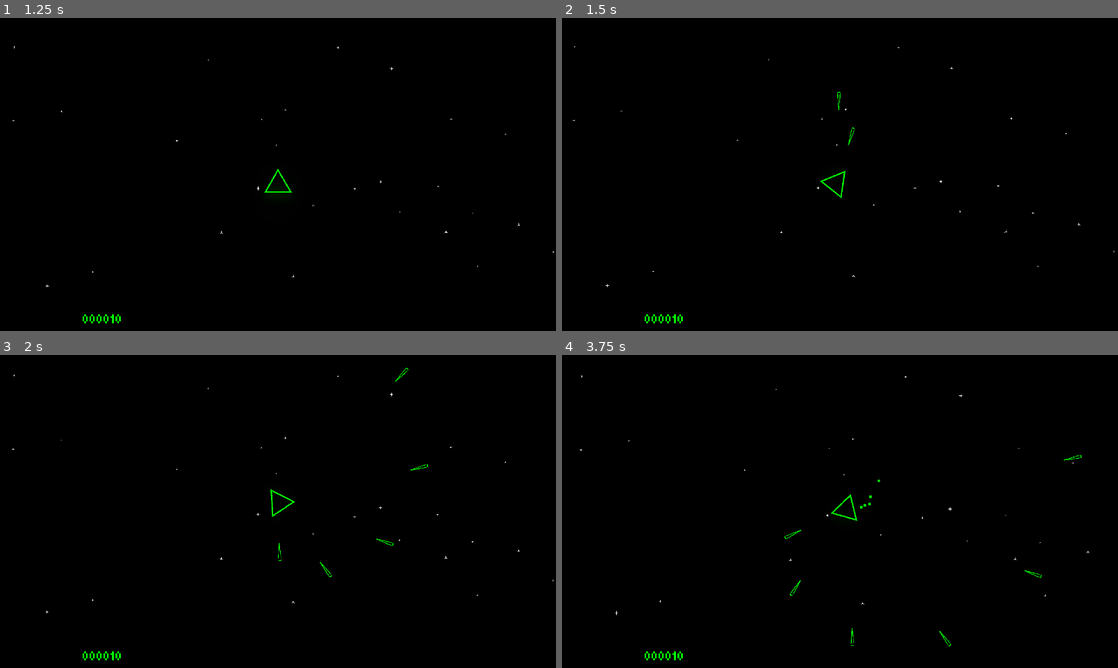
Above: before the commit, frames 1-4 (two rows, left to right).
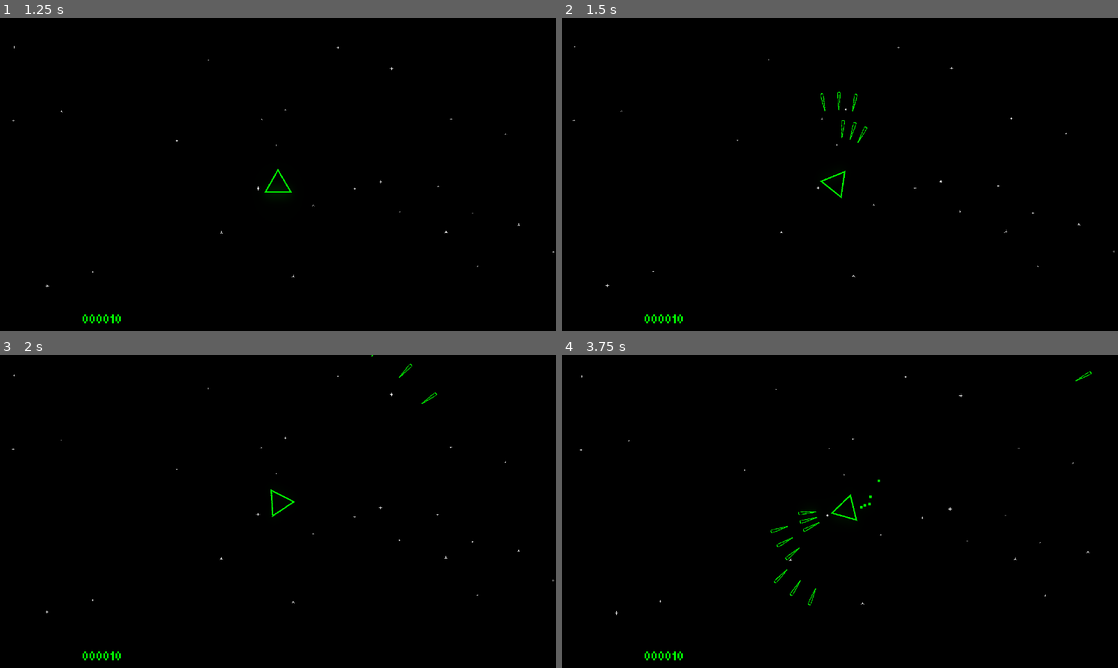
Above: after the commit, the same moments.

Repository: KristoferKoehn/CalculusConflict
Game: Godot game, scene res://Game.tscn
The game is run twice, just before and just after one commit, with the same random seed, the same clock (stepped at 60 frames per second) and the same inputs.
Inputs (mouse positions are in pixels of both pictures, inside the frame that each line leads up to):
- Up to frame 1 (1.25 s): click (278, 227) at 0.5 s
- Up to frame 2 (1.5 s): tap Enter at 1.25 s; hold D (turn_right) from 1.28 s (still down); hold Space (shoot) from 1.28 s (still down)
- Up to frame 3 (2 s): keep holding D (turn_right); keep holding Space (shoot)
- Up to frame 4 (3.75 s): release D (turn_right) at 2.03 s; release Space (shoot) at 2.03 s; hold A (turn_left) 2.03-2.78 s; tap Space (shoot) at 2.1, 3.6 s; hold D (turn_right) 2.78-3.53 s; hold Space (shoot) 2.78-3.53 s; hold W (thrust) from 3.53 s (still down)

Frame 1 is identical in both runs. In frame 2, 0.1% of the frame differs, in the area x 46-55%, y 24-41%; in frame 3, 0.1%; in frame 4, 0.3%, in the area x 37-96%, y 5-94%.

Commit message:
draft images

Diff:
--- a/Game.gd
+++ b/Game.gd
@@ -9,6 +9,7 @@
 var player_colors = []
 
 func _ready():
+
 	player_colors.append(Color(0,1.2,0,1))
 	player_colors.append(Color(1.15,0,1.15,1))
 
--- a/objects/LaserWeapon.gd
+++ b/objects/LaserWeapon.gd
@@ -5,13 +5,13 @@
 
 #weapon variables-
 var can_shoot = true
-var burst = 1
-var burst_delay = 0.15
+var burst = 3
+var burst_delay = 0.1
 var burst_counter = null
 
-var projectiles = 1
-var shot_speed_timer = .1
-var spread_angle = PI * 44/64.0 #RADIANS!!!!
+var projectiles = 3
+var shot_speed_timer = .5
+var spread_angle = PI * 8.0/64.0 #RADIANS!!!!
 
 #builder variables for laser
 var laser_damage = 5
Not shown, changed: .mono/metadata/ide_messaging_meta.txt
Binary file added: assets/draft graphics/start_screen_mockup.png
Not shown, added: assets/draft graphics/start_screen_mockup.png.import
